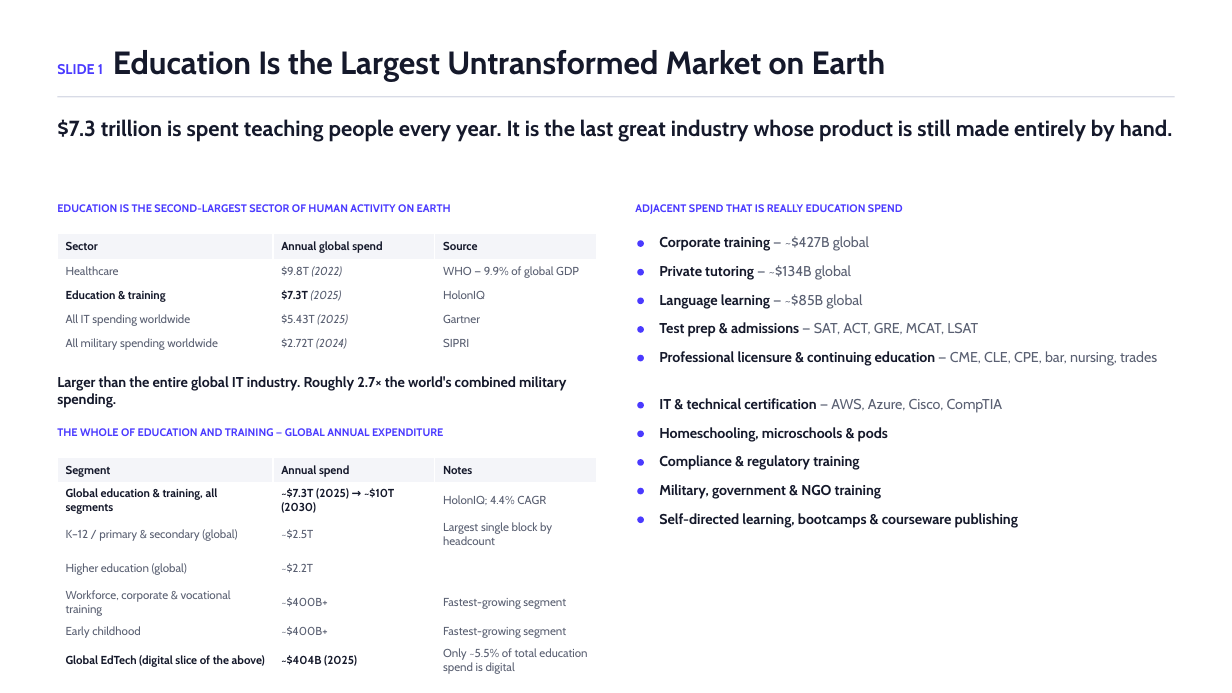
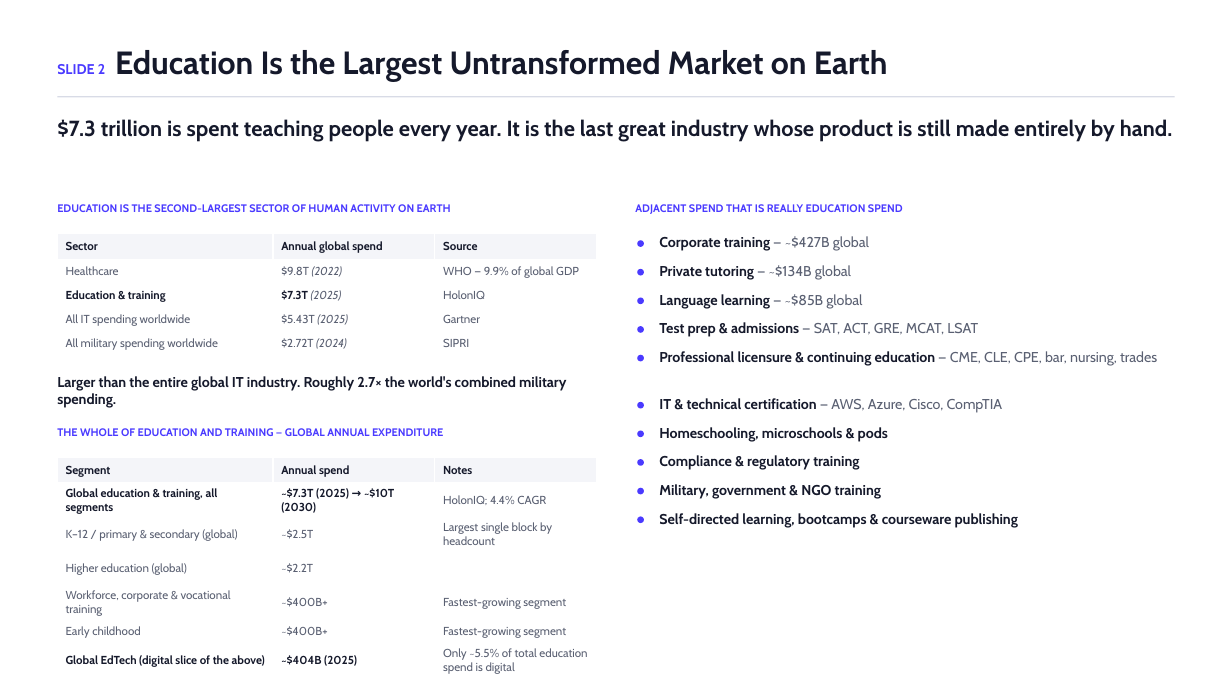
Before and after one commit to ChuckIrvine/qlaudia, a slide deck: slide 2 of pitch_deck/qlaudia_pitch_deck.pptx. Drawn at 1232x693 pixels with LibreOffice and Linux fonts; fonts in the diff are those of the drawing. Boxes give left, top, right and bottom in pixels: in the first picture for what was removed or moved away, otherwise in the second. Text is boxed around its words. In the diff, an @@ line names an element or a change of style, - is before the commit and + after.

```diff
--- a/pitch_deck/qlaudia_pitch_deck.pptx
+++ b/pitch_deck/qlaudia_pitch_deck.pptx
@@ text at [57,50,888,82]: text changed @@
-SLIDE 1 Education Is the Largest Untransformed Market on Earth
+SLIDE 2 Education Is the Largest Untransformed Market on Earth
```
Also in this commit, not shown: 16 other slides changed, 6 slides added, 3 slides removed, 3 other files.
